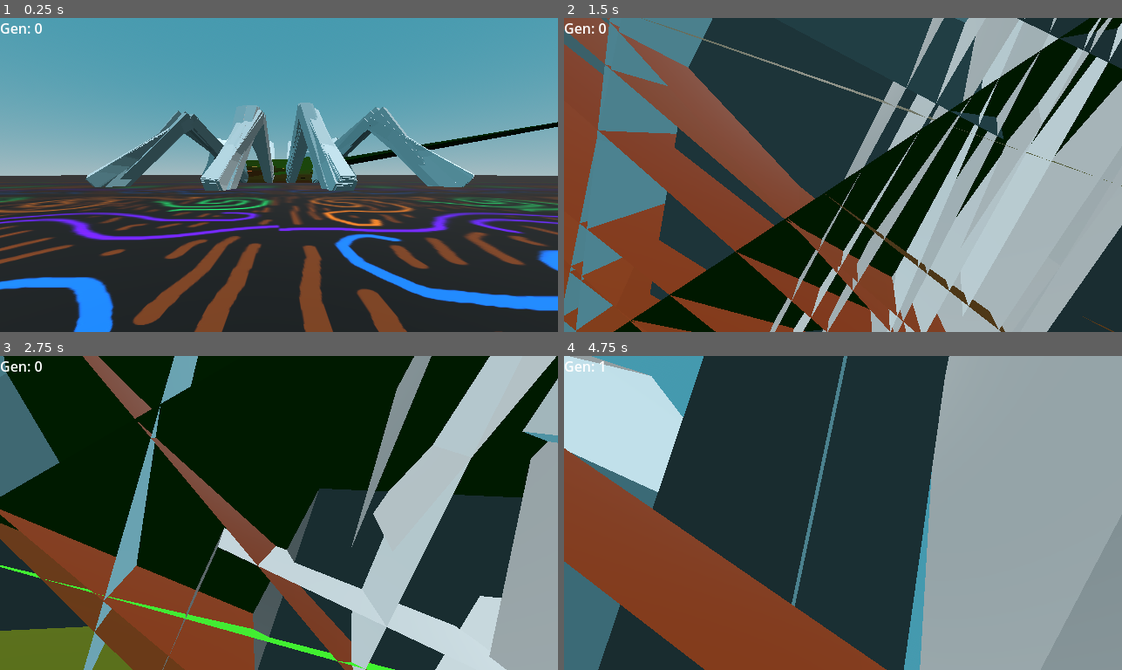
Above: before the commit, frames 1-4 (two rows, left to right).
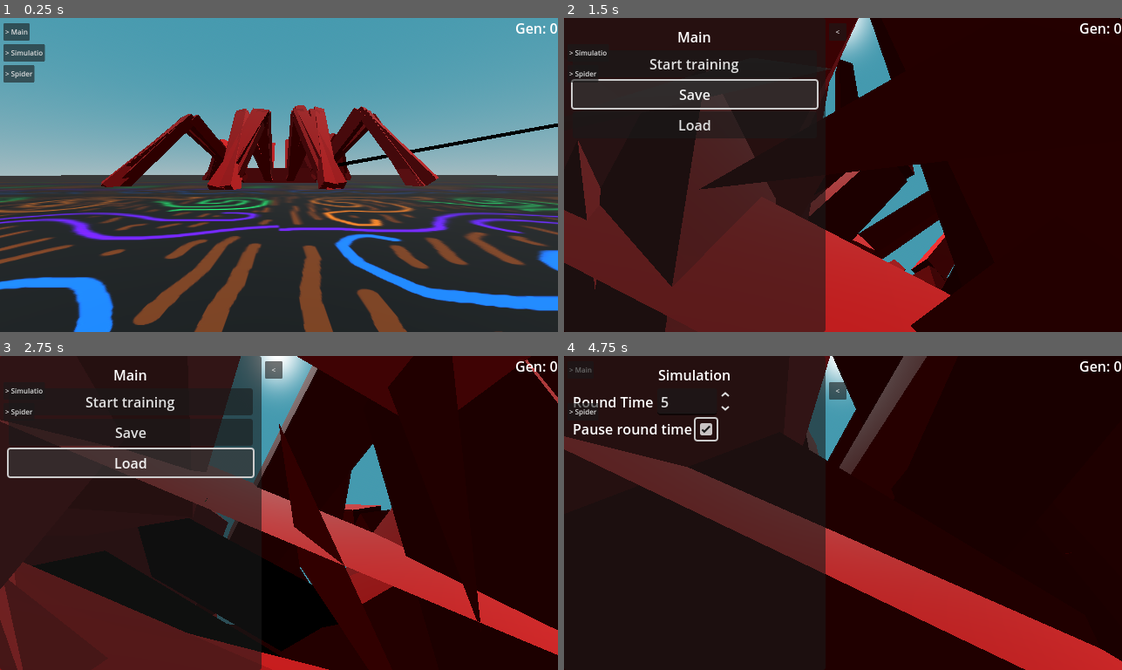
Above: after the commit, the same moments.

Repository: officialErnests/de-ai-ed
Game: Godot game, scene res://scenes/main.tscn
Two runs of this game, one before a commit and one after it. Both use one fixed random seed, a clock stepped at 60 frames per second and the inputs below.
Inputs (mouse positions are in pixels of both pictures, inside the frame that each line leads up to):
- Up to frame 1 (0.25 s): no input
- Up to frame 2 (1.5 s): click (580, 30) at 0.5 s, where only the run after the commit has a clickable "> Main"; click (692, 93) at 1.25 s, where only the run after the commit has a clickable "Save"
- Up to frame 3 (2.75 s): click (128, 462) at 2 s, where only the run after the commit has a clickable "Load"
- Up to frame 4 (4.75 s): click (837, 368) at 2.75 s, where only the run after the commit has a clickable "<"; click (586, 390) at 3.5 s, where only the run after the commit has a clickable "> Simulatio"; click (703, 428) at 4.27 s

The runs differ from the first frame. In frame 1, 11% of the frame differs, in the area x 0-100%, y 1-55%; in frame 2, 98%; in frame 3, 96%; in frame 4, 100%, in the area x 0-100%, y 0-100%.

Commit message:
More tweaks

Diff:
--- a/scenes/main.tscn
+++ b/scenes/main.tscn
@@ -8,6 +8,7 @@
 [ext_resource type="Script" uid="uid://c816g4tima81i" path="res://scripts/ai_visualisergd.gd" id="6_o6xl0"]
 [ext_resource type="Theme" uid="uid://dumymur1yifht" path="res://assets/gui.tres" id="7_85g3d"]
 [ext_resource type="Script" uid="uid://bu5yxtfh5srqp" path="res://scripts/spidersss.gd" id="7_tipki"]
+[ext_resource type="Script" uid="uid://dyqngqnchhak1" path="res://scripts/close_open_panel.gd" id="8_85g3d"]
 
 [sub_resource type="ProceduralSkyMaterial" id="ProceduralSkyMaterial_o5qli"]
 sky_top_color = Color(0.26750416, 0.6006932, 0.68498224, 1)
@@ -112,11 +113,216 @@
 [node name="CanvasLayer2" type="CanvasLayer" parent="Camera_setup/NeckOrSmthing/Dron/Floating_cam"]
 
 [node name="Label" type="Label" parent="Camera_setup/NeckOrSmthing/Dron/Floating_cam/CanvasLayer2"]
+anchors_preset = 1
+anchor_left = 1.0
+anchor_right = 1.0
+offset_left = -40.0
+offset_bottom = 23.0
+grow_horizontal = 0
+
+[node name="CanvasLayer3" type="CanvasLayer" parent="Camera_setup/NeckOrSmthing/Dron/Floating_cam"]
+
+[node name="Main" type="HBoxContainer" parent="Camera_setup/NeckOrSmthing/Dron/Floating_cam/CanvasLayer3"]
+anchors_preset = -1
+anchor_right = 0.5
+anchor_bottom = 1.0
+mouse_filter = 2
+
+[node name="Panel" type="Panel" parent="Camera_setup/NeckOrSmthing/Dron/Floating_cam/CanvasLayer3/Main"]
+custom_minimum_size = Vector2(300, 0)
+layout_mode = 2
+
+[node name="VBoxContainer" type="VBoxContainer" parent="Camera_setup/NeckOrSmthing/Dron/Floating_cam/CanvasLayer3/Main/Panel"]
+layout_mode = 1
+anchors_preset = -1
+anchor_right = 1.0
+anchor_bottom = 1.0
+offset_left = 10.0
+offset_top = 10.0
+offset_right = -10.0
+offset_bottom = -10.0
+
+[node name="Label" type="Label" parent="Camera_setup/NeckOrSmthing/Dron/Floating_cam/CanvasLayer3/Main/Panel/VBoxContainer"]
+layout_mode = 2
+text = "Main"
+horizontal_alignment = 1
+
+[node name="Button" type="Button" parent="Camera_setup/NeckOrSmthing/Dron/Floating_cam/CanvasLayer3/Main/Panel/VBoxContainer"]
+layout_mode = 2
+text = "Start training"
+
+[node name="Button2" type="Button" parent="Camera_setup/NeckOrSmthing/Dron/Floating_cam/CanvasLayer3/Main/Panel/VBoxContainer"]
+layout_mode = 2
+text = "Save"
+
+[node name="Button3" type="Button" parent="Camera_setup/NeckOrSmthing/Dron/Floating_cam/CanvasLayer3/Main/Panel/VBoxContainer"]
+layout_mode = 2
+text = "Load"
+
+[node name="Control" type="Control" parent="Camera_setup/NeckOrSmthing/Dron/Floating_cam/CanvasLayer3/Main"]
+layout_mode = 2
+
+[node name="Button" type="Button" parent="Camera_setup/NeckOrSmthing/Dron/Floating_cam/CanvasLayer3/Main/Control" node_paths=PackedStringArray("node")]
+layout_mode = 0
+offset_top = 6.0
 offset_right = 40.0
-offset_bottom = 23.0
+offset_bottom = 46.0
+scale = Vector2(0.5, 0.5)
+text = "O"
+script = ExtResource("8_85g3d")
+node = NodePath("../..")
+slide_offset = Vector2(-300, 0)
+slide_steps = 10.0
+slider_open_text = "<"
+slider_close_text = "> Main"
+is_open = false
+
+[node name="Simulation" type="HBoxContainer" parent="Camera_setup/NeckOrSmthing/Dron/Floating_cam/CanvasLayer3"]
+anchors_preset = -1
+anchor_right = 0.5
+anchor_bottom = 1.0
+mouse_filter = 2
+
+[node name="Panel" type="Panel" parent="Camera_setup/NeckOrSmthing/Dron/Floating_cam/CanvasLayer3/Simulation"]
+custom_minimum_size = Vector2(300, 0)
+layout_mode = 2
+
+[node name="VBoxContainer" type="VBoxContainer" parent="Camera_setup/NeckOrSmthing/Dron/Floating_cam/CanvasLayer3/Simulation/Panel"]
+layout_mode = 1
+anchors_preset = -1
+anchor_right = 1.0
+anchor_bottom = 1.0
+offset_left = 10.0
+offset_top = 10.0
+offset_right = -10.0
+offset_bottom = -10.0
+
+[node name="Label" type="Label" parent="Camera_setup/NeckOrSmthing/Dron/Floating_cam/CanvasLayer3/Simulation/Panel/VBoxContainer"]
+layout_mode = 2
+text = "Simulation"
+horizontal_alignment = 1
+
+[node name="HBoxContainer4" type="HBoxContainer" parent="Camera_setup/NeckOrSmthing/Dron/Floating_cam/CanvasLayer3/Simulation/Panel/VBoxContainer"]
+layout_mode = 2
+
+[node name="Label" type="Label" parent="Camera_setup/NeckOrSmthing/Dron/Floating_cam/CanvasLayer3/Simulation/Panel/VBoxContainer/HBoxContainer4"]
+layout_mode = 2
+text = "Round Time"
+
+[node name="SpinBox" type="SpinBox" parent="Camera_setup/NeckOrSmthing/Dron/Floating_cam/CanvasLayer3/Simulation/Panel/VBoxContainer/HBoxContainer4"]
+layout_mode = 2
+min_value = 1.0
+value = 5.0
+
+[node name="HBoxContainer5" type="HBoxContainer" parent="Camera_setup/NeckOrSmthing/Dron/Floating_cam/CanvasLayer3/Simulation/Panel/VBoxContainer"]
+layout_mode = 2
+
+[node name="Label" type="Label" parent="Camera_setup/NeckOrSmthing/Dron/Floating_cam/CanvasLayer3/Simulation/Panel/VBoxContainer/HBoxContainer5"]
+layout_mode = 2
+text = "Pause round time"
+
+[node name="CheckBox" type="CheckBox" parent="Camera_setup/NeckOrSmthing/Dron/Floating_cam/CanvasLayer3/Simulation/Panel/VBoxContainer/HBoxContainer5"]
+layout_mode = 2
+
+[node name="Control" type="Control" parent="Camera_setup/NeckOrSmthing/Dron/Floating_cam/CanvasLayer3/Simulation"]
+layout_mode = 2
+
+[node name="Button" type="Button" parent="Camera_setup/NeckOrSmthing/Dron/Floating_cam/CanvasLayer3/Simulation/Control" node_paths=PackedStringArray("node")]
+layout_mode = 0
+offset_top = 30.0
+offset_right = 40.0
+offset_bottom = 69.99997
+scale = Vector2(0.5, 0.5)
+text = "O"
+script = ExtResource("8_85g3d")
+node = NodePath("../..")
+slide_offset = Vector2(-300, 0)
+slide_steps = 10.0
+slider_open_text = "<"
+slider_close_text = "> Simulatio"
+is_open = false
+
+[node name="Spider" type="HBoxContainer" parent="Camera_setup/NeckOrSmthing/Dron/Floating_cam/CanvasLayer3"]
+anchors_preset = -1
+anchor_right = 0.5
+anchor_bottom = 1.0
+mouse_filter = 2
+
+[node name="Panel" type="Panel" parent="Camera_setup/NeckOrSmthing/Dron/Floating_cam/CanvasLayer3/Spider"]
+custom_minimum_size = Vector2(300, 0)
+layout_mode = 2
+
+[node name="VBoxContainer" type="VBoxContainer" parent="Camera_setup/NeckOrSmthing/Dron/Floating_cam/CanvasLayer3/Spider/Panel"]
+layout_mode = 1
+anchors_preset = -1
+anchor_right = 1.0
+anchor_bottom = 1.0
+offset_left = 10.0
+offset_top = 10.0
+offset_right = -10.0
+offset_bottom = -10.0
+
+[node name="Label" type="Label" parent="Camera_setup/NeckOrSmthing/Dron/Floating_cam/CanvasLayer3/Spider/Panel/VBoxContainer"]
+layout_mode = 2
+text = "Spiders"
+horizontal_alignment = 1
+
+[node name="HBoxContainer" type="HBoxContainer" parent="Camera_setup/NeckOrSmthing/Dron/Floating_cam/CanvasLayer3/Spider/Panel/VBoxContainer"]
+layout_mode = 2
+
+[node name="Label" type="Label" parent="Camera_setup/NeckOrSmthing/Dron/Floating_cam/CanvasLayer3/Spider/Panel/VBoxContainer/HBoxContainer"]
+layout_mode = 2
+text = "Ai hidden layers"
+
+[node name="SpinBox" type="SpinBox" parent="Camera_setup/NeckOrSmthing/Dron/Floating_cam/CanvasLayer3/Spider/Panel/VBoxContainer/HBoxContainer"]
+layout_mode = 2
+value = 1.0
+
+[node name="HBoxContainer2" type="HBoxContainer" parent="Camera_setup/NeckOrSmthing/Dron/Floating_cam/CanvasLayer3/Spider/Panel/VBoxContainer"]
+layout_mode = 2
+
+[node name="Label" type="Label" parent="Camera_setup/NeckOrSmthing/Dron/Floating_cam/CanvasLayer3/Spider/Panel/VBoxContainer/HBoxContainer2"]
+layout_mode = 2
+text = "Neurons per layer"
+
+[node name="SpinBox" type="SpinBox" parent="Camera_setup/NeckOrSmthing/Dron/Floating_cam/CanvasLayer3/Spider/Panel/VBoxContainer/HBoxContainer2"]
+layout_mode = 2
+min_value = 1.0
+max_value = 200.0
+value = 51.0
+
+[node name="HBoxContainer3" type="HBoxContainer" parent="Camera_setup/NeckOrSmthing/Dron/Floating_cam/CanvasLayer3/Spider/Panel/VBoxContainer"]
+layout_mode = 2
+
+[node name="Label" type="Label" parent="Camera_setup/NeckOrSmthing/Dron/Floating_cam/CanvasLayer3/Spider/Panel/VBoxContainer/HBoxContainer3"]
+layout_mode = 2
+text = "Memory neurons"
+
+[node name="SpinBox" type="SpinBox" parent="Camera_setup/NeckOrSmthing/Dron/Floating_cam/CanvasLayer3/Spider/Panel/VBoxContainer/HBoxContainer3"]
+layout_mode = 2
+
+[node name="Control" type="Control" parent="Camera_setup/NeckOrSmthing/Dron/Floating_cam/CanvasLayer3/Spider"]
+layout_mode = 2
+
+[node name="Button" type="Button" parent="Camera_setup/NeckOrSmthing/Dron/Floating_cam/CanvasLayer3/Spider/Control" node_paths=PackedStringArray("node")]
+layout_mode = 0
+offset_top = 54.0
+offset_right = 40.0
+offset_bottom = 93.999985
+scale = Vector2(0.5, 0.5)
+text = "O"
+script = ExtResource("8_85g3d")
+node = NodePath("../..")
+slide_offset = Vector2(-300, 0)
+slide_steps = 10.0
+slider_open_text = "<"
+slider_close_text = "> Spider"
+is_open = false
 
 [node name="Spidersss" type="Node3D" parent="." node_paths=PackedStringArray("node_visualiser", "generation_count")]
 script = ExtResource("7_tipki")
-training_time = 3
+spiders_per_batch = 10
+mutation_chance = 10
+mutation_range = 10.0
 node_visualiser = NodePath("../Camera_setup/NeckOrSmthing/Dron/Floating_cam/CanvasLayer")
 generation_count = NodePath("../Camera_setup/NeckOrSmthing/Dron/Floating_cam/CanvasLayer2/Label")
--- a/scenes/spider.tscn
+++ b/scenes/spider.tscn
@@ -21,6 +21,7 @@
 
 [sub_resource type="StandardMaterial3D" id="StandardMaterial3D_evcmw"]
 resource_local_to_scene = true
+albedo_color = Color(1, 1, 1, 0.4627451)
 
 [sub_resource type="StandardMaterial3D" id="StandardMaterial3D_yavc1"]
 
@@ -490,7 +491,6 @@
 script = ExtResource("1_algeo")
 NEURONS_IN_LAYER = 70
 LAYER_COUNT = 2
-MEMOR_NEURON_COUNT = 0
 goal = NodePath("Goal")
 main_body = NodePath("Skeleton3D/PhysicalBoneSimulator3D/Physical Bone Body")
 text = NodePath("Goal/Label3D")
@@ -695,70 +695,87 @@
 skin = SubResource("Skin_2ee2v")
 
 [node name="Cube_001" type="MeshInstance3D" parent="Skeleton3D"]
+material_override = SubResource("StandardMaterial3D_evcmw")
 mesh = SubResource("ArrayMesh_nppax")
 skin = SubResource("Skin_2ee2v")
 
 [node name="Cube_002" type="MeshInstance3D" parent="Skeleton3D"]
+material_override = SubResource("StandardMaterial3D_evcmw")
 mesh = SubResource("ArrayMesh_ddvif")
 skin = SubResource("Skin_2ee2v")
 
 [node name="Cube_003" type="MeshInstance3D" parent="Skeleton3D"]
+material_override = SubResource("StandardMaterial3D_evcmw")
 mesh = SubResource("ArrayMesh_xrggn")
 skin = SubResource("Skin_2ee2v")
 
 [node name="Cube_004" type="MeshInstance3D" parent="Skeleton3D"]
+material_override = SubResource("StandardMaterial3D_evcmw")
 mesh = SubResource("ArrayMesh_r2oaj")
 skin = SubResource("Skin_2ee2v")
 
 [node name="Cube_005" type="MeshInstance3D" parent="Skeleton3D"]
+material_override = SubResource("StandardMaterial3D_evcmw")
 mesh = SubResource("ArrayMesh_umjw3")
 skin = SubResource("Skin_2ee2v")
 
 [node name="Cube_006" type="MeshInstance3D" parent="Skeleton3D"]
+material_override = SubResource("StandardMaterial3D_evcmw")
 mesh = SubResource("ArrayMesh_4wx8k")
 skin = SubResource("Skin_2ee2v")
 
 [node name="Cube_007" type="MeshInstance3D" parent="Skeleton3D"]
+material_override = SubResource("StandardMaterial3D_evcmw")
 mesh = SubResource("ArrayMesh_bagqc")
 skin = SubResource("Skin_2ee2v")
 
 [node name="Cube_008" type="MeshInstance3D" parent="Skeleton3D"]
+material_override = SubResource("StandardMaterial3D_evcmw")
 mesh = SubResource("ArrayMesh_1juxn")
 skin = SubResource("Skin_2ee2v")
 
 [node name="Cube_009" type="MeshInstance3D" parent="Skeleton3D"]
+material_override = SubResource("StandardMaterial3D_evcmw")
 mesh = SubResource("ArrayMesh_yldie")
 skin = SubResource("Skin_2ee2v")
 
 [node name="Cube_010" type="MeshInstance3D" parent="Skeleton3D"]
+material_override = SubResource("StandardMaterial3D_evcmw")
 mesh = SubResource("ArrayMesh_1p66q")
 skin = SubResource("Skin_2ee2v")
 
 [node name="Cube_011" type="MeshInstance3D" parent="Skeleton3D"]
+material_override = SubResource("StandardMaterial3D_evcmw")
 mesh = SubResource("ArrayMesh_w767a")
 skin = SubResource("Skin_2ee2v")
 
 [node name="Cube_012" type="MeshInstance3D" parent="Skeleton3D"]
+material_override = SubResource("StandardMaterial3D_evcmw")
 mesh = SubResource("ArrayMesh_hf70y")
 skin = SubResource("Skin_2ee2v")
 
 [node name="Cube_013" type="MeshInstance3D" parent="Skeleton3D"]
+material_override = SubResource("StandardMaterial3D_evcmw")
 mesh = SubResource("ArrayMesh_ofw7y")
 skin = SubResource("Skin_2ee2v")
 
 [node name="Cube_014" type="MeshInstance3D" parent="Skeleton3D"]
+material_override = SubResource("StandardMaterial3D_evcmw")
 mesh = SubResource("ArrayMesh_cjqdc")
 skin = SubResource("Skin_2ee2v")
 
 [node name="Cube_015" type="MeshInstance3D" parent="Skeleton3D"]
+material_override = SubResource("StandardMaterial3D_evcmw")
 mesh = SubResource("ArrayMesh_kwhov")
 skin = SubResource("Skin_2ee2v")
 
 [node name="Cube_016" type="MeshInstance3D" parent="Skeleton3D"]
+material_override = SubResource("StandardMaterial3D_evcmw")
 mesh = SubResource("ArrayMesh_f36vh")
 skin = SubResource("Skin_2ee2v")
 
 [node name="Icosphere" type="MeshInstance3D" parent="Skeleton3D"]
+material_override = SubResource("StandardMaterial3D_evcmw")
 mesh = SubResource("ArrayMesh_avj5f")
 skin = SubResource("Skin_2ee2v")
 
@@ -767,6 +784,7 @@
 main_bone = NodePath("Physical Bone Body")
 main_body = NodePath("../Cube")
 agent = NodePath("../..")
+pain_pos = 0.4
 
 [node name="Physical Bone Body" type="PhysicalBone3D" parent="Skeleton3D/PhysicalBoneSimulator3D" groups=["Movable"]]
 bone_name = "Body"
@@ -792,8 +810,8 @@
 joint_constraints/x/linear_restitution = 0.5
 joint_constraints/x/linear_damping = 1.0
 joint_constraints/x/angular_limit_enabled = true
-joint_constraints/x/angular_limit_upper = 45.0
-joint_constraints/x/angular_limit_lower = -45.0
+joint_constraints/x/angular_limit_upper = 0.0
+joint_constraints/x/angular_limit_lower = -90.0
 joint_constraints/x/angular_limit_softness = 0.5
 joint_constraints/x/angular_restitution = 0.0
 joint_constraints/x/angular_damping = 1.0
@@ -814,7 +832,7 @@
 joint_constraints/y/linear_damping = 1.0
 joint_constraints/y/angular_limit_enabled = true
 joint_constraints/y/angular_limit_upper = 45.0
-joint_constraints/y/angular_limit_lower = -45.0
+joint_constraints/y/angular_limit_lower = -53.999996
 joint_constraints/y/angular_limit_softness = 0.5
 joint_constraints/y/angular_restitution = 0.0
 joint_constraints/y/angular_damping = 1.0
@@ -940,8 +958,8 @@
 joint_constraints/x/linear_restitution = 0.5
 joint_constraints/x/linear_damping = 1.0
 joint_constraints/x/angular_limit_enabled = true
-joint_constraints/x/angular_limit_upper = 45.0
-joint_constraints/x/angular_limit_lower = -45.0
+joint_constraints/x/angular_limit_upper = 0.0
+joint_constraints/x/angular_limit_lower = -90.0
 joint_constraints/x/angular_limit_softness = 0.5
 joint_constraints/x/angular_restitution = 0.0
 joint_constraints/x/angular_damping = 1.0
@@ -961,8 +979,8 @@
 joint_constraints/y/linear_restitution = 0.5
 joint_constraints/y/linear_damping = 1.0
 joint_constraints/y/angular_limit_enabled = true
-joint_constraints/y/angular_limit_upper = 0.0
-joint_constraints/y/angular_limit_lower = 0.0
+joint_constraints/y/angular_limit_upper = 45.0
+joint_constraints/y/angular_limit_lower = -53.999996
 joint_constraints/y/angular_limit_softness = 0.5
 joint_constraints/y/angular_restitution = 0.0
 joint_constraints/y/angular_damping = 1.0
@@ -1088,8 +1106,8 @@
 joint_constraints/x/linear_restitution = 0.5
 joint_constraints/x/linear_damping = 1.0
 joint_constraints/x/angular_limit_enabled = true
-joint_constraints/x/angular_limit_upper = 45.0
-joint_constraints/x/angular_limit_lower = -45.0
+joint_constraints/x/angular_limit_upper = 0.0
+joint_constraints/x/angular_limit_lower = -90.0
 joint_constraints/x/angular_limit_softness = 0.5
 joint_constraints/x/angular_restitution = 0.0
 joint_constraints/x/angular_damping = 1.0
@@ -1109,8 +1127,8 @@
 joint_constraints/y/linear_restitution = 0.5
 joint_constraints/y/linear_damping = 1.0
 joint_constraints/y/angular_limit_enabled = true
-joint_constraints/y/angular_limit_upper = 0.0
-joint_constraints/y/angular_limit_lower = 0.0
+joint_constraints/y/angular_limit_upper = 45.0
+joint_constraints/y/angular_limit_lower = -53.999996
 joint_constraints/y/angular_limit_softness = 0.5
 joint_constraints/y/angular_restitution = 0.0
 joint_constraints/y/angular_damping = 1.0
@@ -1236,8 +1254,8 @@
 joint_constraints/x/linear_restitution = 0.5
 joint_constraints/x/linear_damping = 1.0
 joint_constraints/x/angular_limit_enabled = true
-joint_constraints/x/angular_limit_upper = 45.0
-joint_constraints/x/angular_limit_lower = -45.0
+joint_constraints/x/angular_limit_upper = 0.0
+joint_constraints/x/angular_limit_lower = -90.0
 joint_constraints/x/angular_limit_softness = 0.5
 joint_constraints/x/angular_restitution = 0.0
 joint_constraints/x/angular_damping = 1.0
@@ -1257,8 +1275,8 @@
 joint_constraints/y/linear_restitution = 0.5
 joint_constraints/y/linear_damping = 1.0
 joint_constraints/y/angular_limit_enabled = true
-joint_constraints/y/angular_limit_upper = 0.0
-joint_constraints/y/angular_limit_lower = 0.0
+joint_constraints/y/angular_limit_upper = 45.0
+joint_constraints/y/angular_limit_lower = -53.999996
 joint_constraints/y/angular_limit_softness = 0.5
 joint_constraints/y/angular_restitution = 0.0
 joint_constraints/y/angular_damping = 1.0
@@ -1384,8 +1402,8 @@
 joint_constraints/x/linear_restitution = 0.5
 joint_constraints/x/linear_damping = 1.0
 joint_constraints/x/angular_limit_enabled = true
-joint_constraints/x/angular_limit_upper = 45.0
-joint_constraints/x/angular_limit_lower = -45.0
+joint_constraints/x/angular_limit_upper = 0.0
+joint_constraints/x/angular_limit_lower = -90.0
 joint_constraints/x/angular_limit_softness = 0.5
 joint_constraints/x/angular_restitution = 0.0
 joint_constraints/x/angular_damping = 1.0
@@ -1405,8 +1423,8 @@
 joint_constraints/y/linear_restitution = 0.5
 joint_constraints/y/linear_damping = 1.0
 joint_constraints/y/angular_limit_enabled = true
-joint_constraints/y/angular_limit_upper = 0.0
-joint_constraints/y/angular_limit_lower = 0.0
+joint_constraints/y/angular_limit_upper = 45.0
+joint_constraints/y/angular_limit_lower = -53.999996
 joint_constraints/y/angular_limit_softness = 0.5
 joint_constraints/y/angular_restitution = 0.0
 joint_constraints/y/angular_damping = 1.0
@@ -1532,8 +1550,8 @@
 joint_constraints/x/linear_restitution = 0.5
 joint_constraints/x/linear_damping = 1.0
 joint_constraints/x/angular_limit_enabled = true
-joint_constraints/x/angular_limit_upper = 45.0
-joint_constraints/x/angular_limit_lower = -45.0
+joint_constraints/x/angular_limit_upper = 0.0
+joint_constraints/x/angular_limit_lower = -90.0
 joint_constraints/x/angular_limit_softness = 0.5
 joint_constraints/x/angular_restitution = 0.0
 joint_constraints/x/angular_damping = 1.0
@@ -1553,8 +1571,8 @@
 joint_constraints/y/linear_restitution = 0.5
 joint_constraints/y/linear_damping = 1.0
 joint_constraints/y/angular_limit_enabled = true
-joint_constraints/y/angular_limit_upper = 0.0
-joint_constraints/y/angular_limit_lower = 0.0
+joint_constraints/y/angular_limit_upper = 45.0
+joint_constraints/y/angular_limit_lower = -53.999996
 joint_constraints/y/angular_limit_softness = 0.5
 joint_constraints/y/angular_restitution = 0.0
 joint_constraints/y/angular_damping = 1.0
@@ -1680,8 +1698,8 @@
 joint_constraints/x/linear_restitution = 0.5
 joint_constraints/x/linear_damping = 1.0
 joint_constraints/x/angular_limit_enabled = true
-joint_constraints/x/angular_limit_upper = 45.0
-joint_constraints/x/angular_limit_lower = -45.0
+joint_constraints/x/angular_limit_upper = 0.0
+joint_constraints/x/angular_limit_lower = -90.0
 joint_constraints/x/angular_limit_softness = 0.5
 joint_constraints/x/angular_restitution = 0.0
 joint_constraints/x/angular_damping = 1.0
@@ -1701,8 +1719,8 @@
 joint_constraints/y/linear_restitution = 0.5
 joint_constraints/y/linear_damping = 1.0
 joint_constraints/y/angular_limit_enabled = true
-joint_constraints/y/angular_limit_upper = 0.0
-joint_constraints/y/angular_limit_lower = 0.0
+joint_constraints/y/angular_limit_upper = 45.0
+joint_constraints/y/angular_limit_lower = -53.999996
 joint_constraints/y/angular_limit_softness = 0.5
 joint_constraints/y/angular_restitution = 0.0
 joint_constraints/y/angular_damping = 1.0
@@ -1828,8 +1846,8 @@
 joint_constraints/x/linear_restitution = 0.5
 joint_constraints/x/linear_damping = 1.0
 joint_constraints/x/angular_limit_enabled = true
-joint_constraints/x/angular_limit_upper = 45.0
-joint_constraints/x/angular_limit_lower = -45.0
+joint_constraints/x/angular_limit_upper = 0.0
+joint_constraints/x/angular_limit_lower = -90.0
 joint_constraints/x/angular_limit_softness = 0.5
 joint_constraints/x/angular_restitution = 0.0
 joint_constraints/x/angular_damping = 1.0
@@ -1849,8 +1867,8 @@
 joint_constraints/y/linear_restitution = 0.5
 joint_constraints/y/linear_damping = 1.0
 joint_constraints/y/angular_limit_enabled = true
-joint_constraints/y/angular_limit_upper = 0.0
-joint_constraints/y/angular_limit_lower = 0.0
+joint_constraints/y/angular_limit_upper = 45.0
+joint_constraints/y/angular_limit_lower = -53.999996
 joint_constraints/y/angular_limit_softness = 0.5
 joint_constraints/y/angular_restitution = 0.0
 joint_constraints/y/angular_damping = 1.0
--- a/scripts/agent.gd
+++ b/scripts/agent.gd
@@ -18,6 +18,9 @@
 # Called when the node enters the scene tree for the first time.
 func _ready() -> void:
 	genGoal()
+
+func setMain():
+	spider_skel.main_body.material_override.no_depth_test = true
 
 func genBrain():
 	if LAYER_COUNT == 1:
@@ -59,7 +62,7 @@
 
 func getPoints():
 	var distance = goal.global_position.distance_to(spider_skel.global_position)
-	points += (1 / max(distance, 1)) ** 2
+	points += 5 - distance
 	return points
 
 func getBrain():
@@ -148,8 +151,5 @@
 		for iter in range(inputs_size):
 			sum += p_inputs[iter] * weights[iter]
 		sum += bias
-		# if sum != 0:
-		# 	print(sum, bias)
-		# 	return null
 		sum = clamp(sum, -1, 1)
 		return sum
--- /dev/null
+++ b/scripts/close_open_panel.gd
@@ -0,0 +1,33 @@
+class_name menu_sliding extends Button
+
+@export var node: Control
+@export var slide_offset: Vector2
+@export var slide_steps: float = 1
+@export var slide_speed: float = 0.01
+@export var slider_open_text: String
+@export var slider_close_text: String
+@export var is_open = true
+
+var is_moving = false
+
+func _ready() -> void:
+	pressed.connect(clicked)
+	if not is_open: move()
+
+
+func clicked():
+	if is_moving: return
+	is_moving = true
+
+	is_open = not is_open
+
+	move()
+
+	is_moving = false
+
+func move():
+	for i in range(slide_steps):
+		await get_tree().create_timer(slide_speed).timeout
+		node.position += slide_offset / slide_steps * (-1 if is_open else 1)
+
+	text = slider_open_text if is_open else slider_close_text
--- a/scripts/spiders_skeleton.gd
+++ b/scripts/spiders_skeleton.gd
@@ -10,7 +10,7 @@
 @export var main_bone: PhysicalBone3D
 @export var main_body: MeshInstance3D
 @export var agent: Node3D
-@export var pain_pos := 0.5
+@export var pain_pos: float = 1
 func _ready() -> void:
 	physical_bones_start_simulation()
 	spider = Spider.new(get_children().filter(func(x): return x is PhysicalBone3D), self)
@@ -18,10 +18,11 @@
 
 func _physics_process(delta: float) -> void:
 	spider.addVel(delta)
-	main_body.material_override.albedo_color = Color(1 - main_bone.global_position.y * 3, main_bone.global_position.y * 3, 0, 1)
 	if main_bone.global_position.y < pain_pos:
-		agent.points -= delta * (pain_pos - main_bone.global_position.y) * 0.1
-	#make the agent connect to this and update after while velocities and get date
+		agent.points -= - (main_bone.global_position.y - pain_pos) * delta
+		main_body.material_override.albedo_color = Color(1, 0, 0, 1)
+	else:
+		main_body.material_override.albedo_color = Color(1, 1, 1, 1)
 func setCollLayers(p_layer):
 	for iter_bone in get_children().filter(func(x): return x is PhysicalBone3D):
 		iter_bone.set_collision_layer_value(1, false)
@@ -83,7 +84,7 @@
 	func addVel(delta):
 		if not velocity_set: return
 		for i in leg_base_bones: i.addVel(delta * 150)
-		for i in leg_upper_bones: i.addVel(delta * 150)
+		for i in leg_upper_bones: i.addVel(delta * 100)
 
 
 class Leg_bone extends Bone:
--- a/scripts/spidersss.gd
+++ b/scripts/spidersss.gd
@@ -35,6 +35,7 @@
 		for spider in spiders_arr:
 			spider.queue_free()
 		spiders_arr.clear()
+		print(point_arr)
 		node_visualiser.drawAi(randomm_picker.getMax())
 		modifySummon(randomm_picker)
 
@@ -43,6 +44,7 @@
 		for x in range(spiders_per_batch):
 			if keep_best and x == 0:
 				spawnSpider(x + 2, y, p_randomm_picker.getMax(), false)
+				spiders_arr[0].setMain()
 				continue
 			spawnSpider(x + 2, y, p_randomm_picker.getRandom(), true)
 
@@ -72,23 +74,24 @@
 	var probablity_max = 0
 	var max_probablity = 0
 	var max_index
+	var arr_min
 	func _init(p_probablity_arr, p_index_arr) -> void:
 		arr_probablity = p_probablity_arr
 		arr_index = p_index_arr
-		var temp_min = arr_probablity.min()
+		arr_min = arr_probablity.min()
 		for iter in range(arr_probablity.size()):
-			var probablity = arr_probablity[iter] + temp_min
+			var probablity = arr_probablity[iter] - arr_min
 			if max_probablity < probablity:
 				max_probablity = probablity
 				max_index = p_index_arr[iter]
-			probablity_max += probablity + 1
+			probablity_max += probablity - arr_min
 	func getMax():
 		return max_index
 	func getRandom():
 		var probablity = randf_range(0, probablity_max)
 		var random_index = -1
 		for iter in range(arr_probablity.size()):
-			probablity -= arr_probablity[iter] + arr_probablity.size() - iter
+			probablity -= arr_probablity[iter] - arr_min
 			if probablity <= 0:
 				random_index = iter
 				break
Not shown: 1 places in scenes/main.tscn that only renumber resources
Not shown, added: scripts/close_open_panel.gd.uid
